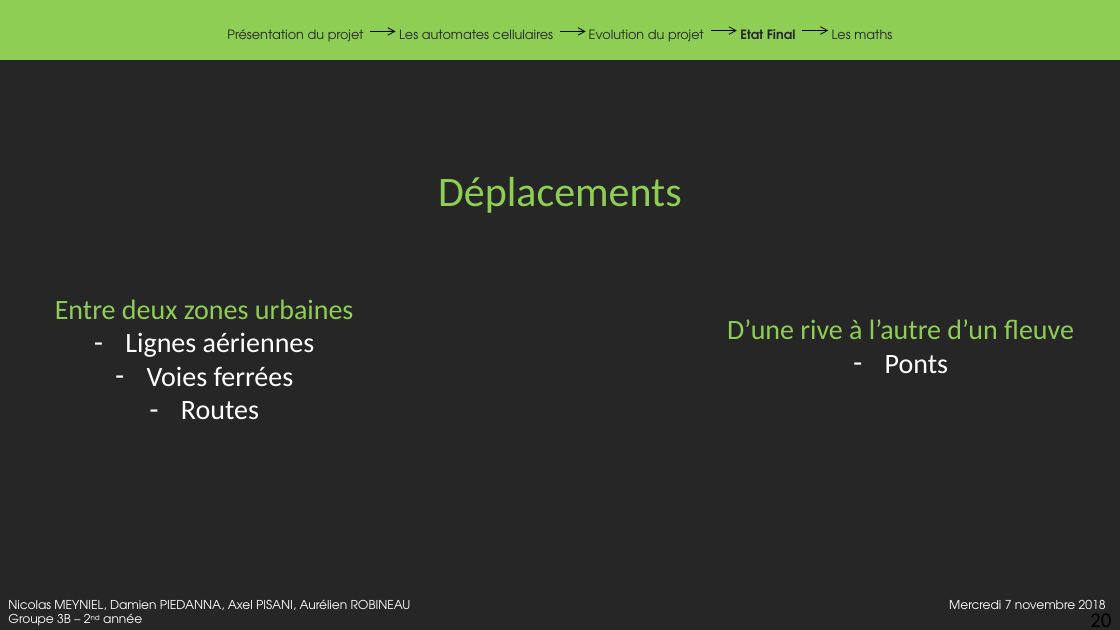
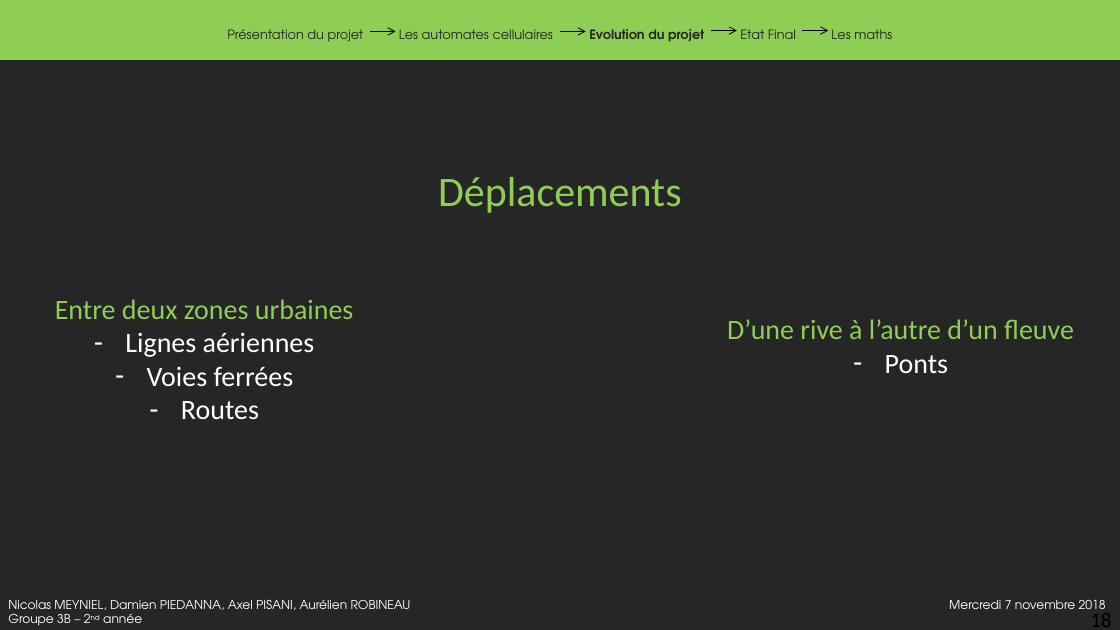
Before and after one commit to damien-piedanna/virus-cellular-automaton, a slide deck: slide 18 of doc/PowerPoint_Modelisation_Mathematique.pptx (slide 20 before the commit). Drawn at 1120x630 pixels with LibreOffice and Linux fonts; fonts in the diff are those of the drawing. Boxes give left, top, right and bottom in pixels: in the first picture for what was removed or moved away, otherwise in the second. Text is boxed around its words. In the diff, an @@ line names an element or a change of style, - is before the commit and + after.

```diff
--- a/doc/PowerPoint_Modelisation_Mathematique.pptx
+++ b/doc/PowerPoint_Modelisation_Mathematique.pptx
@@ text "Présentation du projet Les automates ..." at bbox=[227, 29, 892, 42]: bold on in "Evolution du projet"; bold off in "Etat Final" @@
@@ page number at bbox=[1090, 607, 1111, 630]: text changed @@
-20
+18
```
Also in this commit, not shown: 6 other slides changed.
